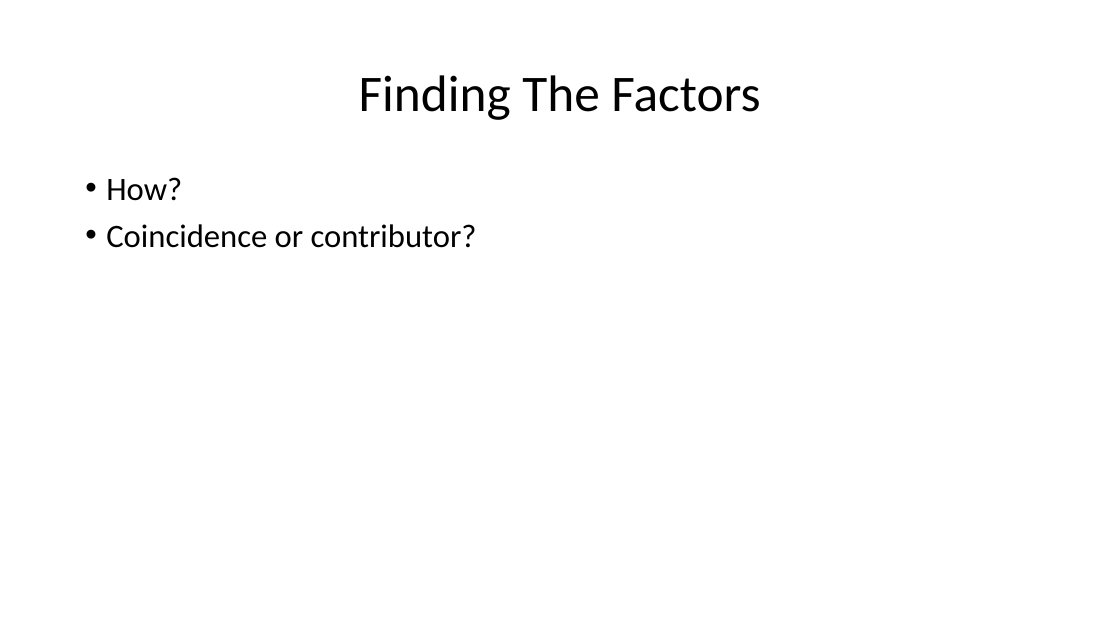
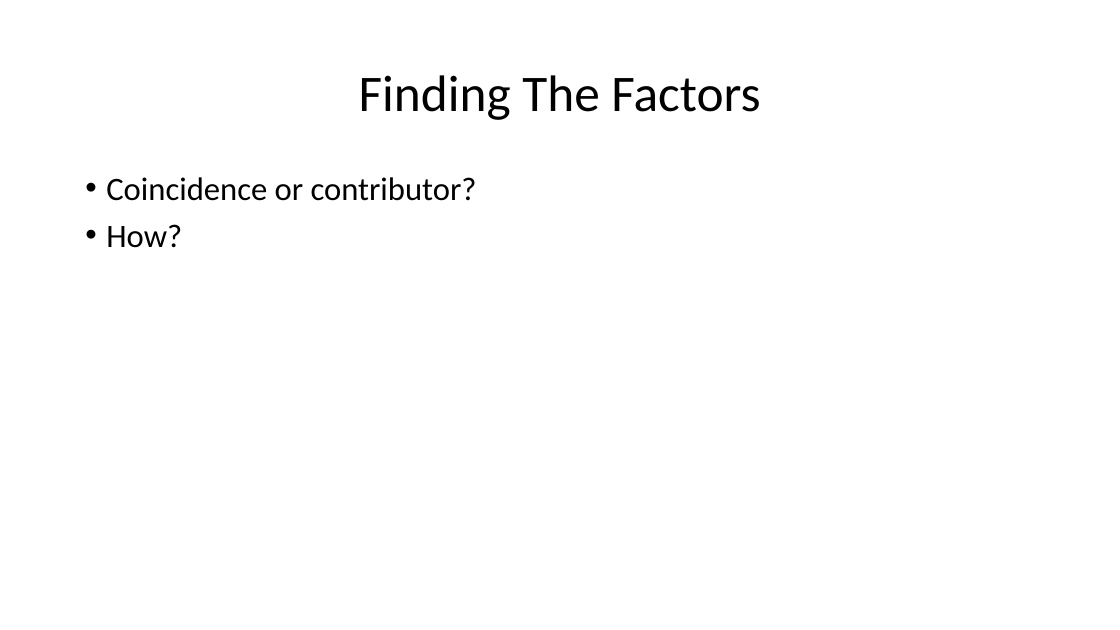
Before and after one commit to Chrybear/Factors-Of-Happiness-In-The-World, a slide deck: slide 18 of CSC 583 Project - Barrett & Bruggemann.pptx. Drawn at 1120x630 pixels with LibreOffice and Linux fonts; fonts in the diff are those of the drawing. Boxes give left, top, right and bottom in pixels: in the first picture for what was removed or moved away, otherwise in the second. Text is boxed around its words. In the diff, an @@ line names an element or a change of style, - is before the commit and + after.

```diff
--- a/CSC 583 Project - Barrett & Bruggemann.pptx
+++ b/CSC 583 Project - Barrett & Bruggemann.pptx
@@ text at box(106, 177, 477, 201): paragraph added @@
+• Coincidence or contributor?
@@ text at box(106, 224, 477, 248): paragraph removed @@
-• Coincidence or contributor?
```
Also in this commit, not shown: 3 other slides changed, 3 other files.
